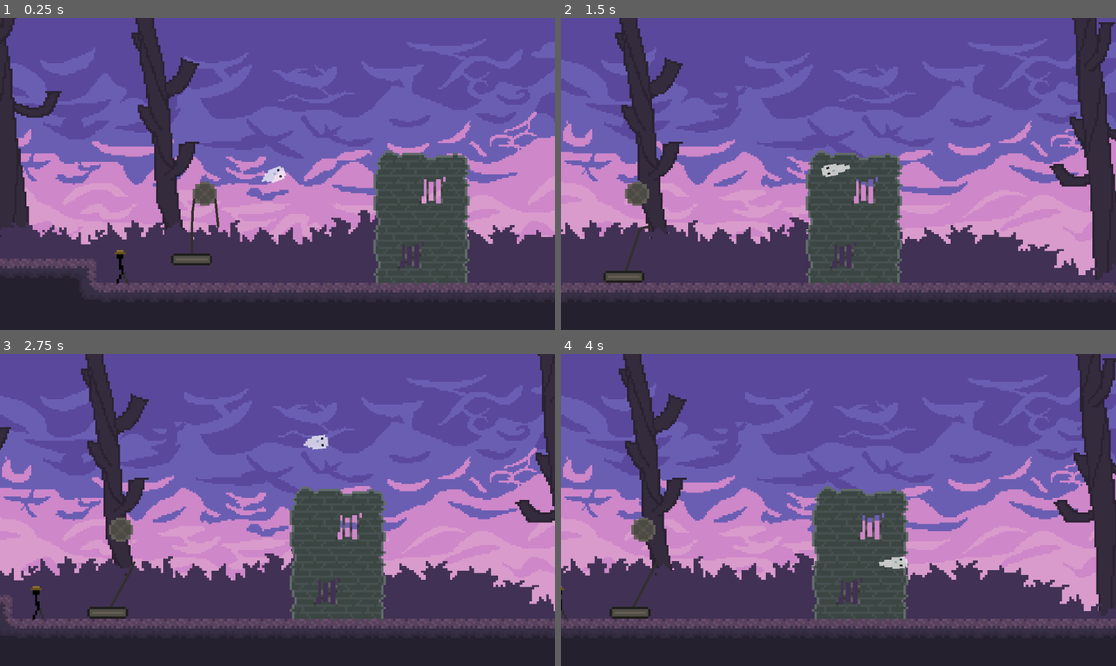
Above: before the commit, frames 1-4 (two rows, left to right).
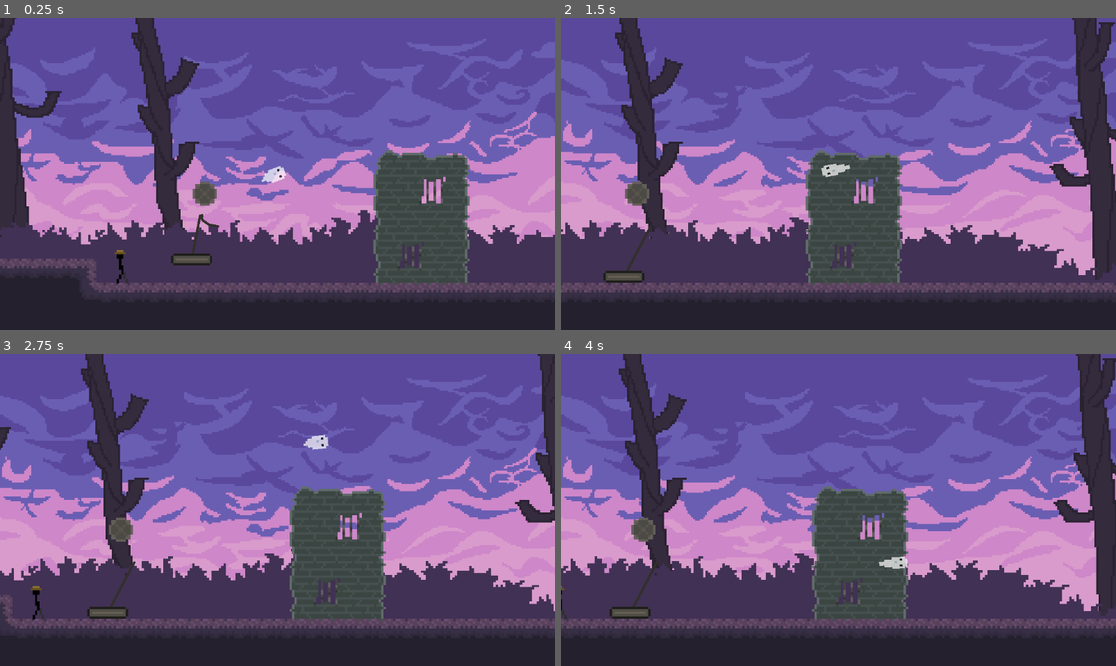
Above: after the commit, the same moments.

Repository: thbop/Spectre
Game: Godot game, scene res://Assets/Scene.tscn
Same seed, same stepped clock (60 frames per second), same inputs: the game is played once before the commit and once after it.
Inputs (mouse positions are in pixels of both pictures, inside the frame that each line leads up to):
- Up to frame 1 (0.25 s): no input
- Up to frame 2 (1.5 s): move the mouse to (960, 158) at 0.52 s; move the mouse to (727, 189) at 1.27 s
- Up to frame 3 (2.75 s): move the mouse to (333, 441) at 2.02 s
- Up to frame 4 (4 s): move the mouse to (810, 572) at 2.77 s; move the mouse to (1005, 556) at 3.52 s

The runs differ from the first frame. In frame 1, 0.2% of the frame differs, in the area x 34-40%, y 57-76%; in frame 2, 0.1%; in frame 3, less than 0.1%; in frame 4, less than 0.1%.

Commit message:
Shader setup and change icon

Diff:
--- a/Assets/Angel.tscn
+++ b/Assets/Angel.tscn
@@ -2,12 +2,12 @@
 
 [ext_resource type="Texture2D" uid="uid://csty3twiu1tfp" path="res://Assets/Graphics/Angel/sprites.png" id="1_718wx"]
 [ext_resource type="Script" path="res://Assets/Scripts/Angel/Angel.gd" id="1_hnirh"]
-[ext_resource type="Shader" path="res://Assets/Scripts/Angel/Angel.gdshader" id="2_kptju"]
+[ext_resource type="Shader" path="res://Assets/Shaders/Angel.gdshader" id="2_r2akc"]
 
 [sub_resource type="CircleShape2D" id="CircleShape2D_jrspu"]
 
 [sub_resource type="ShaderMaterial" id="ShaderMaterial_h118w"]
-shader = ExtResource("2_kptju")
+shader = ExtResource("2_r2akc")
 
 [sub_resource type="AtlasTexture" id="AtlasTexture_gavud"]
 atlas = ExtResource("1_718wx")
--- a/Assets/Elevator.tscn
+++ b/Assets/Elevator.tscn
@@ -1,10 +1,9 @@
-[gd_scene load_steps=7 format=3 uid="uid://dbrau1m54ahsm"]
+[gd_scene load_steps=6 format=3 uid="uid://dbrau1m54ahsm"]
 
 [ext_resource type="Script" path="res://Assets/Scripts/Machines/Elevator.gd" id="1_5qr87"]
 [ext_resource type="Texture2D" uid="uid://5h46843mqfhy" path="res://Assets/Graphics/Machines/elevatorFloor.png" id="1_brs71"]
 [ext_resource type="Texture2D" uid="uid://c0xiohx71m2d1" path="res://Assets/Graphics/Machines/elevatorWheel.png" id="2_ggvfm"]
-[ext_resource type="Texture2D" uid="uid://cpjnfj4gv5ihq" path="res://Assets/Graphics/Machines/rope.png" id="3_pcgad"]
-[ext_resource type="Script" path="res://Assets/Scripts/Machines/Rope.gd" id="3_sawb3"]
+[ext_resource type="PackedScene" uid="uid://p8xnpjbnt6rl" path="res://Assets/Misc/Rope.tscn" id="2_kwhul"]
 
 [sub_resource type="RectangleShape2D" id="RectangleShape2D_a7rjn"]
 size = Vector2(16.8, 5)
@@ -12,16 +11,9 @@
 [node name="Elevator" type="Node2D"]
 script = ExtResource("1_5qr87")
 
-[node name="Rope" type="Line2D" parent="."]
-points = PackedVector2Array(-25, 96, -26, 41, -26, -7, -16, -22, 3, -26, 20, -21, 25, -8, 28, 68)
-width = 5.0
-texture = ExtResource("3_pcgad")
-joint_mode = 2
-begin_cap_mode = 2
-end_cap_mode = 2
-script = ExtResource("3_sawb3")
-metadata/Tension = 10.0
-metadata/Damp = 0.9
+[node name="Rope" parent="." instance=ExtResource("2_kwhul")]
+metadata/Tension = 200.0
+metadata/Damp = 0.6
 
 [node name="Floor" type="RigidBody2D" parent="."]
 position = Vector2(-27, 108)
--- /dev/null
+++ b/Assets/Misc/Rope.tscn
@@ -0,0 +1,15 @@
+[gd_scene load_steps=3 format=3 uid="uid://p8xnpjbnt6rl"]
+
+[ext_resource type="Texture2D" uid="uid://cpjnfj4gv5ihq" path="res://Assets/Graphics/Machines/rope.png" id="1_x1pik"]
+[ext_resource type="Script" path="res://Assets/Scripts/Machines/Rope.gd" id="2_j2f41"]
+
+[node name="Rope" type="Line2D"]
+points = PackedVector2Array(-25, 96, -26, 41, -26, -7, -16, -22, 3, -26, 20, -21, 25, -8, 28, 68)
+width = 5.0
+texture = ExtResource("1_x1pik")
+joint_mode = 2
+begin_cap_mode = 2
+end_cap_mode = 2
+script = ExtResource("2_j2f41")
+metadata/Tension = 10.0
+metadata/Damp = 0.9
--- a/Assets/Scene.tscn
+++ b/Assets/Scene.tscn
@@ -8,6 +8,7 @@
 [ext_resource type="Texture2D" uid="uid://dgeq5sqyamdbe" path="res://Assets/Graphics/Sketches/sky.png" id="5_5pj34"]
 [ext_resource type="PackedScene" uid="uid://dbrau1m54ahsm" path="res://Assets/Elevator.tscn" id="5_a4rus"]
 [ext_resource type="PackedScene" uid="uid://b83imlskdrgla" path="res://Assets/Decos/LayerDeco.tscn" id="5_fdum5"]
+[ext_resource type="Shader" path="res://Assets/Shaders/PostProcessing.gdshader" id="7_38nn1"]
 [ext_resource type="Texture2D" uid="uid://basmmdd4wjbll" path="res://Assets/Graphics/Decos/brush.png" id="8_plg38"]
 
 [sub_resource type="TileSetAtlasSource" id="TileSetAtlasSource_f6kr2"]
@@ -56,6 +57,9 @@
 tile_size = Vector2i(10, 10)
 physics_layer_0/collision_layer = 1
 sources/0 = SubResource("TileSetAtlasSource_q272p")
+
+[sub_resource type="ShaderMaterial" id="ShaderMaterial_51ym8"]
+shader = ExtResource("7_38nn1")
 
 [node name="Scene" type="Node2D"]
 
@@ -124,3 +128,15 @@
 [node name="Sprite2D" type="Sprite2D" parent="ParallaxBackground/brush"]
 scale = Vector2(5, 5)
 texture = ExtResource("8_plg38")
+
+[node name="CanvasLayer" type="CanvasLayer" parent="."]
+
+[node name="PostProcess" type="ColorRect" parent="CanvasLayer"]
+visible = false
+material = SubResource("ShaderMaterial_51ym8")
+anchors_preset = 15
+anchor_right = 1.0
+anchor_bottom = 1.0
+grow_horizontal = 2
+grow_vertical = 2
+color = Color(0.192157, 0.192157, 0.192157, 1)
--- a/Assets/Scripts/Machines/Elevator.gd
+++ b/Assets/Scripts/Machines/Elevator.gd
@@ -4,7 +4,5 @@
 @onready var Wheel = $Wheel
 
 
-
-
 func _process(delta: float) -> void:
 	Rope.points[0] = Floor.position
--- a/Assets/Scripts/Machines/Rope.gd
+++ b/Assets/Scripts/Machines/Rope.gd
@@ -10,6 +10,10 @@
 		velocties.append(Vector2.ZERO)
 
 
+func setEndHook( position: Vector2 ):
+	points[-1] = position
+
+
 # Called every frame. 'delta' is the elapsed time since the previous frame.
 func _process(delta: float) -> void:
 	for i in range(points.size()):
--- /dev/null
+++ b/Assets/Shaders/PostProcessing.gdshader
@@ -0,0 +1,21 @@
+shader_type canvas_item;
+
+uniform sampler2D screen_texture : source_color, hint_screen_texture, filter_nearest;
+
+
+
+float BadMagnitude( vec4 p ) {
+	return (p.x + p.y + p.z) * p.w;
+}
+
+
+
+const float kernelSize = 2.0;
+const float boxBlurDivsor = 25.0; // pow( 2.0 * kernelSize + 1.0, 2.0 );
+
+void fragment() {
+	vec4 tex = texture(screen_texture, UV);
+
+
+	COLOR = tex;
+}
--- a/icon.svg
+++ /dev/null
@@ -1 +0,0 @@
-<svg height="128" width="128" xmlns="http://www.w3.org/2000/svg"><rect x="2" y="2" width="124" height="124" rx="14" fill="#363d52" stroke="#212532" stroke-width="4"/><g transform="scale(.101) translate(122 122)"><g fill="#fff"><path d="M105 673v33q407 354 814 0v-33z"/><path fill="#478cbf" d="m105 673 152 14q12 1 15 14l4 67 132 10 8-61q2-11 15-15h162q13 4 15 15l8 61 132-10 4-67q3-13 15-14l152-14V427q30-39 56-81-35-59-83-108-43 20-82 47-40-37-88-64 7-51 8-102-59-28-123-42-26 43-46 89-49-7-98 0-20-46-46-89-64 14-123 42 1 51 8 102-48 27-88 64-39-27-82-47-48 49-83 108 26 42 56 81zm0 33v39c0 276 813 276 813 0v-39l-134 12-5 69q-2 10-14 13l-162 11q-12 0-16-11l-10-65H447l-10 65q-4 11-16 11l-162-11q-12-3-14-13l-5-69z"/><path d="M483 600c3 34 55 34 58 0v-86c-3-34-55-34-58 0z"/><circle cx="725" cy="526" r="90"/><circle cx="299" cy="526" r="90"/></g><g fill="#414042"><circle cx="307" cy="532" r="60"/><circle cx="717" cy="532" r="60"/></g></g></svg>
--- a/project.godot
+++ b/project.godot
@@ -11,9 +11,14 @@
 [application]
 
 config/name="Spectre"
+config/description="A game"
 run/main_scene="res://Assets/Scene.tscn"
 config/features=PackedStringArray("4.2", "Forward Plus")
-config/icon="res://icon.svg"
+config/icon="res://icon.png"
+
+[display]
+
+window/size/resizable=false
 
 [rendering]
 
Not shown: 1 places in Assets/Scene.tscn that only renumber resources
Renamed: Assets/Scripts/Angel/Angel.gdshader -> Assets/Shaders/Angel.gdshader
Not shown, removed: Assets/elevatorWheel.png.import
Binary file added: icon.png
Not shown, changed: icon.png.import
